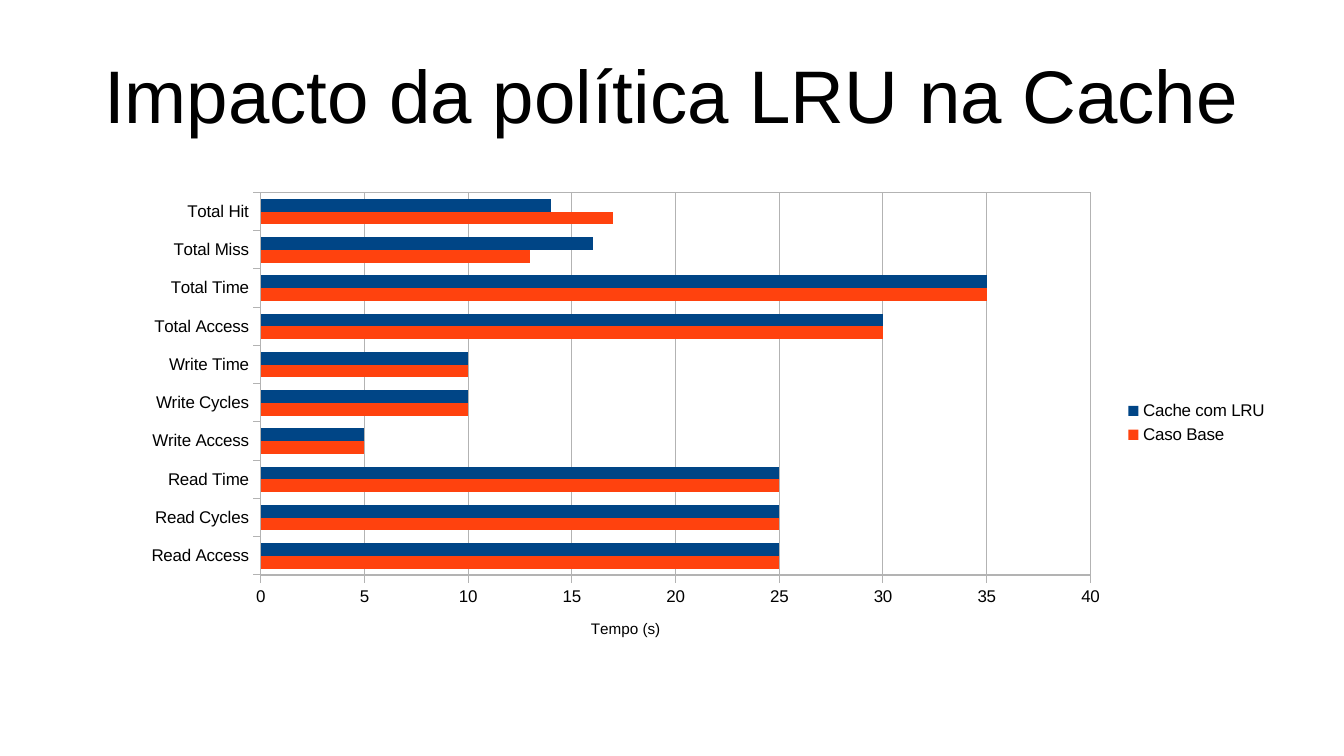
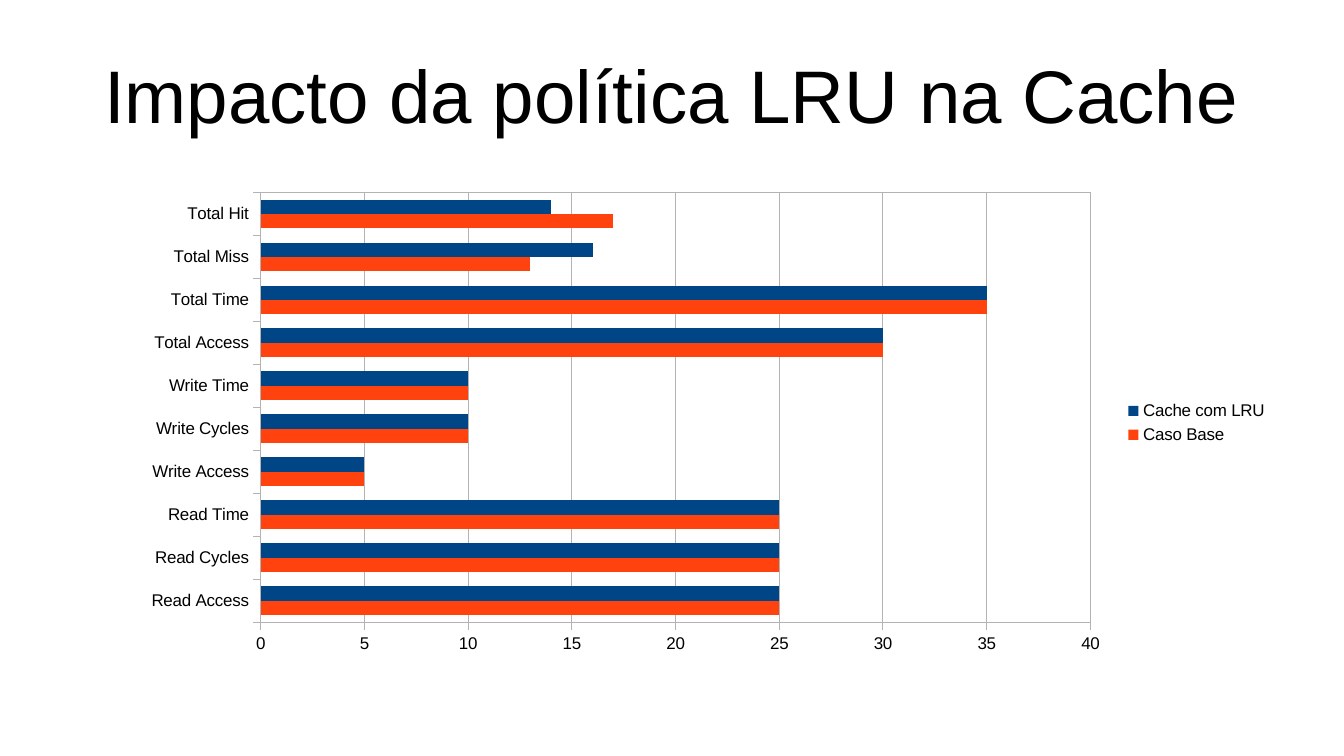
Before and after one commit to RafaelAmauri/Arquitetura-de-Computadores-3, a slide deck: slide 2 of Amnesia/Slides e Coisas/Arch base com LRU/Slides.odp. Drawn at 1344x756 pixels with LibreOffice and Linux fonts; fonts in the diff are those of the drawing. Boxes give left, top, right and bottom in pixels: in the first picture for what was removed or moved away, otherwise in the second. Text is boxed around its words. In the diff, an @@ line names an element or a change of style, - is before the commit and + after.

```diff
--- a/Amnesia/Slides e Coisas/Arch base com LRU/Slides.odp
+++ b/Amnesia/Slides e Coisas/Arch base com LRU/Slides.odp
@@ bar chart at <box>128,183,1281,663</box> @@
@@ colours of single points changed @@
@@ value axis title "Tempo (s)" to "" @@
```
Also in this commit, not shown: 3 other slides changed, 6 other files.
